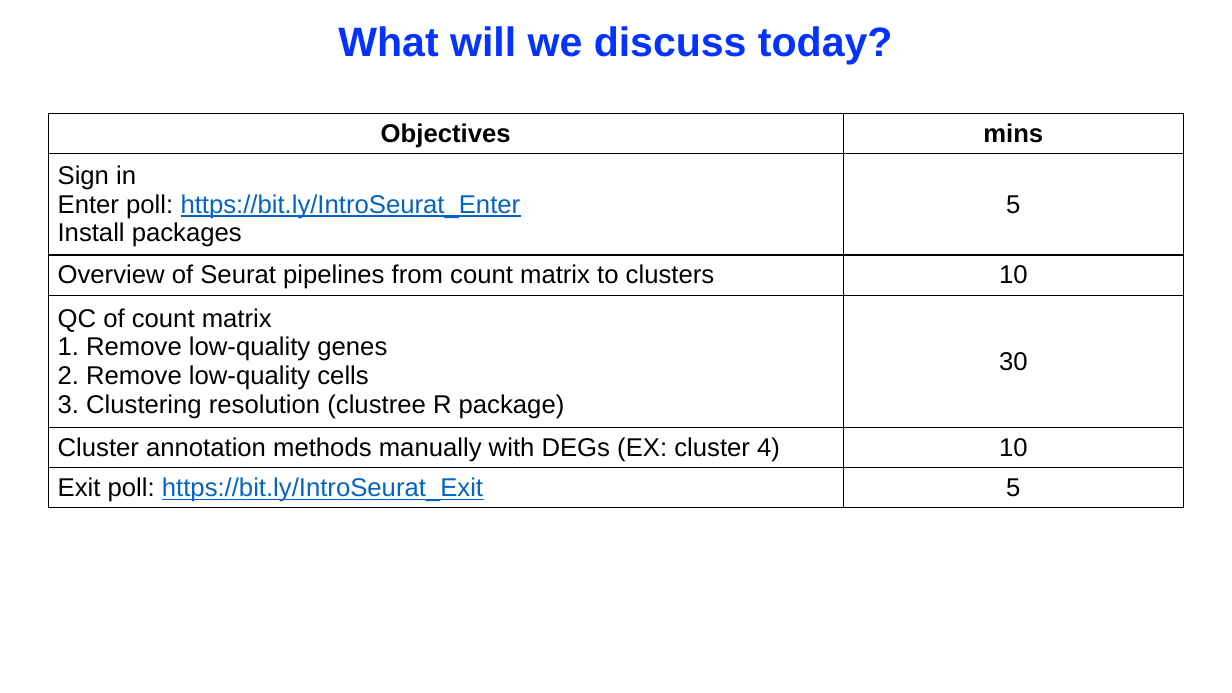
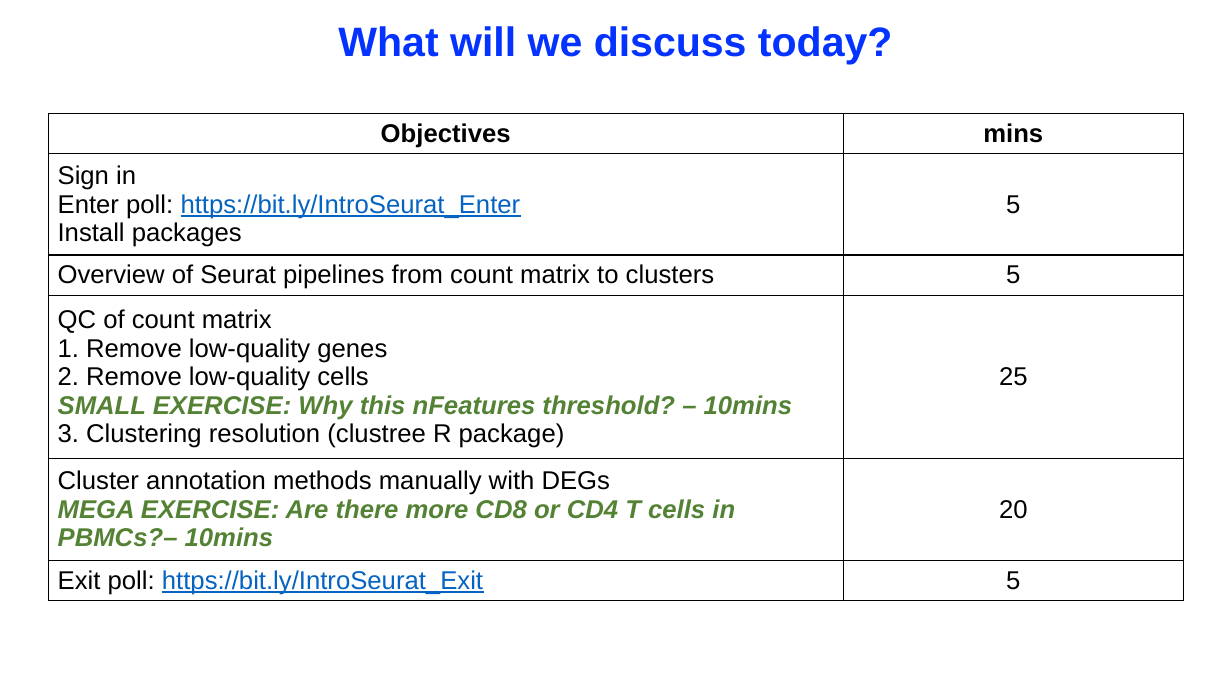
Before and after one commit to denvercal1234GitHub/learntoRfromNothing, a slide deck: slide 3 of 2022Nov11_IntroToSeuratWorkshop_QNN/2022Nov11_IntroToSeuratWorkshop_QNN.pptx. Drawn at 1232x693 pixels with LibreOffice and Linux fonts; fonts in the diff are those of the drawing. Boxes give left, top, right and bottom in pixels: in the first picture for what was removed or moved away, otherwise in the second. Text is boxed around its words. In the diff, an @@ line names an element or a change of style, - is before the commit and + after.

Commit message:
Added exercises

```diff
--- a/2022Nov11_IntroToSeuratWorkshop_QNN/2022Nov11_IntroToSeuratWorkshop_QNN.pptx
+++ b/2022Nov11_IntroToSeuratWorkshop_QNN/2022Nov11_IntroToSeuratWorkshop_QNN.pptx
@@ table at (x1=48, y1=113, x2=1183, y2=600) @@
-row 3, column 2: 10
+row 3, column 2: 5
-row 4, column 1: QC of count matrix / 1. Remove low-quality genes / 2. Remove low-quality cells / 3. Clustering resolution (clustree R package)
+row 4, column 1: QC of count matrix / 1. Remove low-quality genes / 2. Remove low-quality cells / SMALL EXERCISE: Why this nFeatures threshold? – 10mins / 3. Clustering resolution (clustree R package)
-row 4, column 2: 30
+row 4, column 2: 25
-row 5, column 1: Cluster annotation methods manually with DEGs (EX: cluster 4)
+row 5, column 1: Cluster annotation methods manually with DEGs / MEGA EXERCISE: Are there more CD8 or CD4 T cells in PBMCs?– 10mins
-row 5, column 2: 10
+row 5, column 2: 20
```
Also in this commit, not shown: 1 other slide changed, 2 other files.
